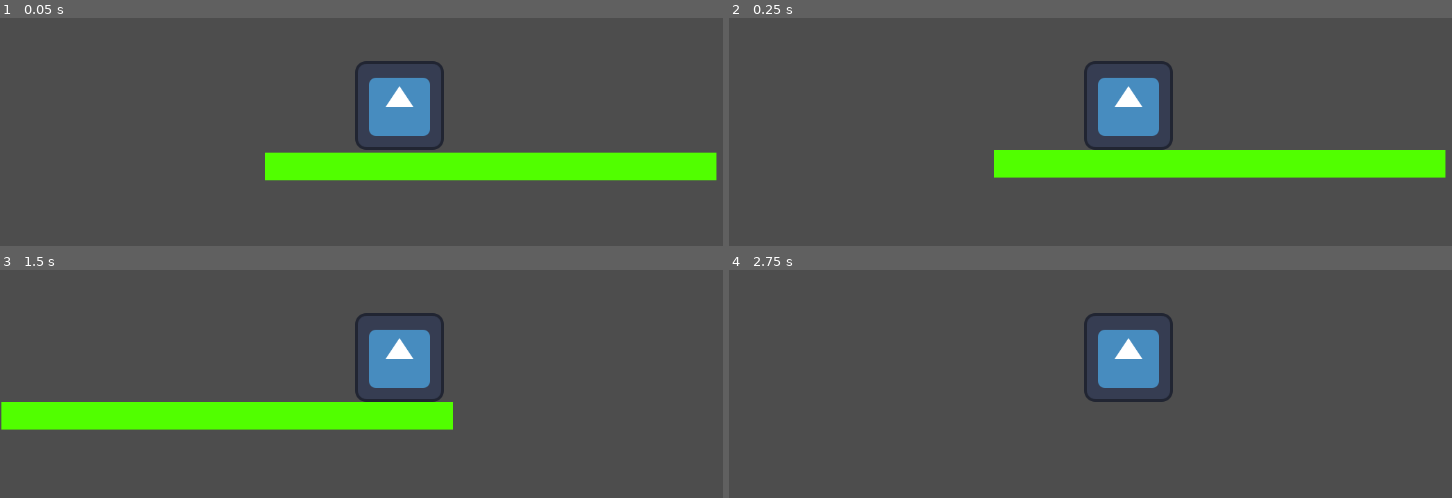
Above: before the commit, frames 1-4 (two rows, left to right).
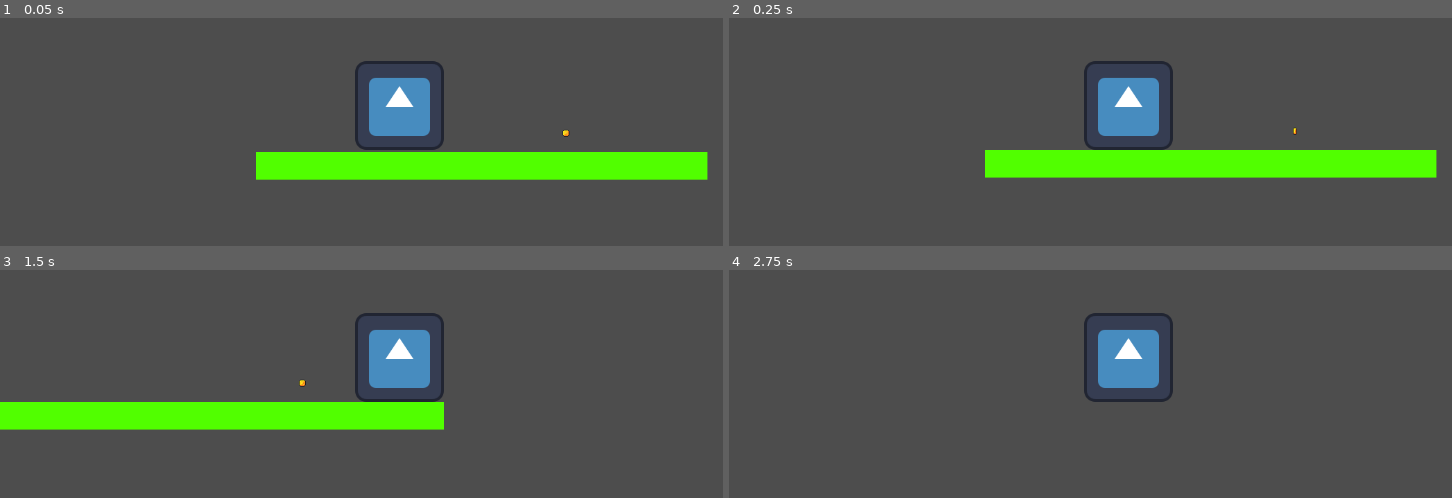
Above: after the commit, the same moments.

Repository: ErikDoldan/proyecto-fin-dam
Game: Godot game, scene res://Scenes/nivel_1.tscn
The game is run twice, just before and just after one commit, with the same random seed, the same clock (stepped at 60 frames per second) and the same inputs. Before the commit the project has no main scene; this scene is started directly in both runs. The engine's default icon, where the game draws it, is replaced by a stand-in: a white triangle on a blue panel in a dark square.
Inputs:
- Up to frame 1 (0.05 s): no input
- Up to frame 2 (0.25 s): no input
- Up to frame 3 (1.5 s): tap Enter (ui_accept) at 0.5, 0.77 s; hold Right (ui_right) from 0.53 s (still down)
- Up to frame 4 (2.75 s): tap Enter (ui_accept) at 1.52 s; release Right (ui_right) at 2.03 s; hold Left (ui_left) from 2.03 s (still down)

The runs differ from the first frame. In frame 1, 1.2% of the frame differs, in the area x 35-100%, y 49-72%; in frame 2, 0.3%; in frame 3, 0.2%; in frame 4, nothing differs.

Commit message:
Implementación moneda y recogida de la misma

Diff:
--- a/cliente_godot/juego-tfg/Scenes/moneda.tscn
+++ b/cliente_godot/juego-tfg/Scenes/moneda.tscn
@@ -95,6 +95,9 @@
 "speed": 8.0
 }]
 
+[sub_resource type="CircleShape2D" id="CircleShape2D_j5x4i"]
+radius = 5.0
+
 [node name="Moneda" type="Area2D"]
 script = ExtResource("1_j5x4i")
 
@@ -102,8 +105,10 @@
 texture_filter = 1
 sprite_frames = SubResource("SpriteFrames_tywn1")
 autoplay = "default"
-frame_progress = 0.03689464
+frame = 11
+frame_progress = 1.0
 
 [node name="CollisionShape2D" type="CollisionShape2D" parent="."]
+shape = SubResource("CircleShape2D_j5x4i")
 
 [node name="HTTPRequest" type="HTTPRequest" parent="."]
--- a/cliente_godot/juego-tfg/Scenes/nivel_1.tscn
+++ b/cliente_godot/juego-tfg/Scenes/nivel_1.tscn
@@ -1,6 +1,7 @@
-[gd_scene load_steps=3 format=3 uid="uid://cfroq4evav4gd"]
+[gd_scene load_steps=4 format=3 uid="uid://cfroq4evav4gd"]
 
 [ext_resource type="PackedScene" uid="uid://bis83iuw26ldm" path="res://Scenes/jugador.tscn" id="1_cfwl0"]
+[ext_resource type="PackedScene" uid="uid://cscgff265g6yv" path="res://Scenes/moneda.tscn" id="2_3givb"]
 
 [sub_resource type="RectangleShape2D" id="RectangleShape2D_3givb"]
 size = Vector2(649, 40)
@@ -9,7 +10,11 @@
 
 [node name="Jugador" parent="." instance=ExtResource("1_cfwl0")]
 
+[node name="Moneda" parent="." instance=ExtResource("2_3givb")]
+position = Vector2(240, 44)
+
 [node name="Suelo" type="StaticBody2D" parent="."]
+position = Vector2(-13, -1)
 
 [node name="ColorRect" type="ColorRect" parent="Suelo"]
 offset_left = -194.0
--- a/cliente_godot/juego-tfg/Scenes/selector_niveles.tscn
+++ b/cliente_godot/juego-tfg/Scenes/selector_niveles.tscn
@@ -1,4 +1,6 @@
-[gd_scene format=3 uid="uid://cacmsqbjcdcie"]
+[gd_scene load_steps=2 format=3 uid="uid://cacmsqbjcdcie"]
+
+[ext_resource type="Script" uid="uid://cl7n4ttgo0th7" path="res://Scripts/selector_niveles.gd" id="1_7mfc6"]
 
 [node name="SelectorNiveles" type="Control"]
 layout_mode = 3
@@ -7,3 +9,26 @@
 anchor_bottom = 1.0
 grow_horizontal = 2
 grow_vertical = 2
+script = ExtResource("1_7mfc6")
+
+[node name="Label" type="Label" parent="."]
+layout_mode = 0
+offset_left = 31.0
+offset_top = 4.0
+offset_right = 195.0
+offset_bottom = 53.0
+text = "Selecciona tu destino
+"
+
+[node name="BotonNivel1" type="Button" parent="."]
+layout_mode = 0
+offset_left = 56.0
+offset_top = 38.0
+offset_right = 155.0
+offset_bottom = 69.0
+text = "Ir al bosque
+"
+
+[node name="HTTPRequest" type="HTTPRequest" parent="."]
+
+[connection signal="pressed" from="BotonNivel1" to="." method="_on_boton_nivel_1_pressed"]
--- a/cliente_godot/juego-tfg/Scripts/menu_principal.gd
+++ b/cliente_godot/juego-tfg/Scripts/menu_principal.gd
@@ -37,7 +37,7 @@
 		# ¡PASO CLAVE!: Guardamos el ID real que viene de Django en el Global
 		Global.set_jugador_id(respuesta["jugador_id"])
 
-		get_tree().change_scene_to_file("res://Scenes/SelectorNiveles.tscn")
+		get_tree().change_scene_to_file("res://Scenes/selector_niveles.tscn")
 	else:
 		var error_mensaje = body.get_string_from_utf8()
 		print("Error en el servidor. Código: ", response_code, " Detalles: ", error_mensaje)
--- a/cliente_godot/juego-tfg/Scripts/moneda.gd
+++ b/cliente_godot/juego-tfg/Scripts/moneda.gd
@@ -1,36 +1,40 @@
 extends Area2D
 
 @onready var http_request = $HTTPRequest
-
-# Simulamos que el jugador actual es el ID 3 (esto lo haremos dinámico luego)
-var jugador_id = 3
-var puntos_a_sumar = 100
+var recogida = false # Evita que se envíe 7 veces si te quedas encima
 
 func _ready():
-	# Conectamos la señal de que algo ha entrado en la moneda
 	body_entered.connect(_on_body_entered)
+	# CONECTAMOS POR CÓDIGO (por si acaso no lo hiciste en el editor)
+	http_request.request_completed.connect(_on_http_request_request_completed)
 
 func _on_body_entered(body):
-	# Comprobamos si lo que ha entrado es el Jugador
-	if body.name == "Jugador":
+	# Si lo que entra es el Jugador y aún no la hemos procesado
+	if body.name == "Jugador" and not recogida:
+		recogida = true # Bloqueamos futuras entradas
 		enviar_puntuacion_servidor()
 
 func enviar_puntuacion_servidor():
-	# 1. Preparamos el JSON (Requirement: Intercambio JSON)
+	if Global.jugador_id == -1:
+		print("Error: No hay ID de jugador")
+		recogida = false # Permitimos reintentar si falló el ID
+		return
+
+	# Sumamos puntos (puedes ajustar la lógica de puntos aquí)
+	var puntos_a_sumar = 100
 	var datos = {"puntuacion": puntos_a_sumar}
 	var json_datos = JSON.stringify(datos)
 	var cabeceras = ["Content-Type: application/json"]
+	var url = "http://127.0.0.1:8000/api/jugadores/" + str(Global.jugador_id)
 
-	# 2. URL con Path Param (Requirement: Parámetros en ruta)
-	var url = "http://127.0.0.1:8000/api/jugadores/" + str(jugador_id)
+	http_request.request(url, cabeceras, HTTPClient.METHOD_PUT, json_datos)
+	print("Enviando PUT a Django...")
 
-	# 3. Enviamos el PUT (Requirement: Petición HTTP PUT)
-	http_request.request(url, cabeceras, HTTPClient.METHOD_PUT, json_datos)
-	print("Moneda recogida. Actualizando servidor...")
-
-func _on_http_request_request_completed(_result, response_code, _headers, _body):
+func _on_http_request_request_completed(result, response_code, headers, body):
+	print("Respuesta de Django recibida. Código: ", response_code)
 	if response_code == 200:
-		print("Servidor actualizado con éxito.")
-		queue_free() # La moneda desaparece del juego solo si el servidor confirma
+		print("Moneda guardada en BD. Desapareciendo...")
+		queue_free() # AHORA SÍ: La moneda se borra
 	else:
-		print("Error al guardar puntos. Código: ", response_code)
+		print("Error en el servidor, permitiendo reintento.")
+		recogida = false # Si el servidor falló, permitimos volver a intentarlo
--- /dev/null
+++ b/cliente_godot/juego-tfg/Scripts/selector_niveles.gd
@@ -0,0 +1,11 @@
+extends Control
+
+
+func _ready():
+	# Demostramos que el Singleton funciona:
+	# Si tuviéramos el nombre en Global, lo pondríamos aquí
+	print("Selector de Niveles cargado para el jugador ID: ", Global.jugador_id)
+
+func _on_boton_nivel_1_pressed():
+	# Ahora sí, esta es la forma limpia de ir al nivel
+	get_tree().change_scene_to_file("res://Scenes/nivel_1.tscn")
--- a/cliente_godot/juego-tfg/project.godot
+++ b/cliente_godot/juego-tfg/project.godot
@@ -11,6 +11,7 @@
 [application]
 
 config/name="JuegoTFG"
+run/main_scene="uid://xcfdbr86tp1f"
 config/features=PackedStringArray("4.5", "GL Compatibility")
 config/icon="res://icon.svg"
 
Not shown: 1 places in cliente_godot/juego-tfg/Scenes/moneda.tscn that only renumber resources
Not shown, added: cliente_godot/juego-tfg/Scripts/selector_niveles.gd.uid
